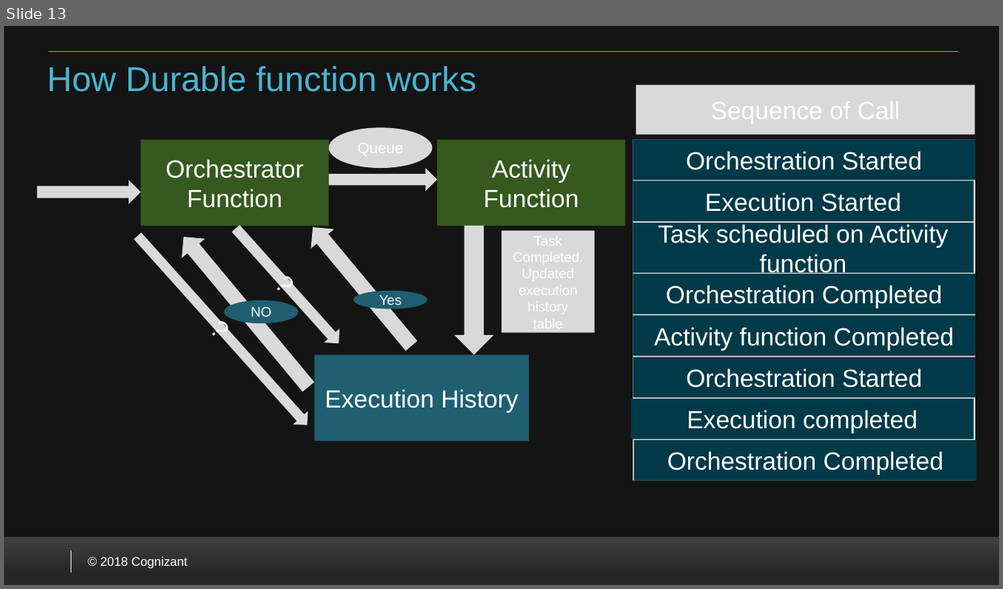
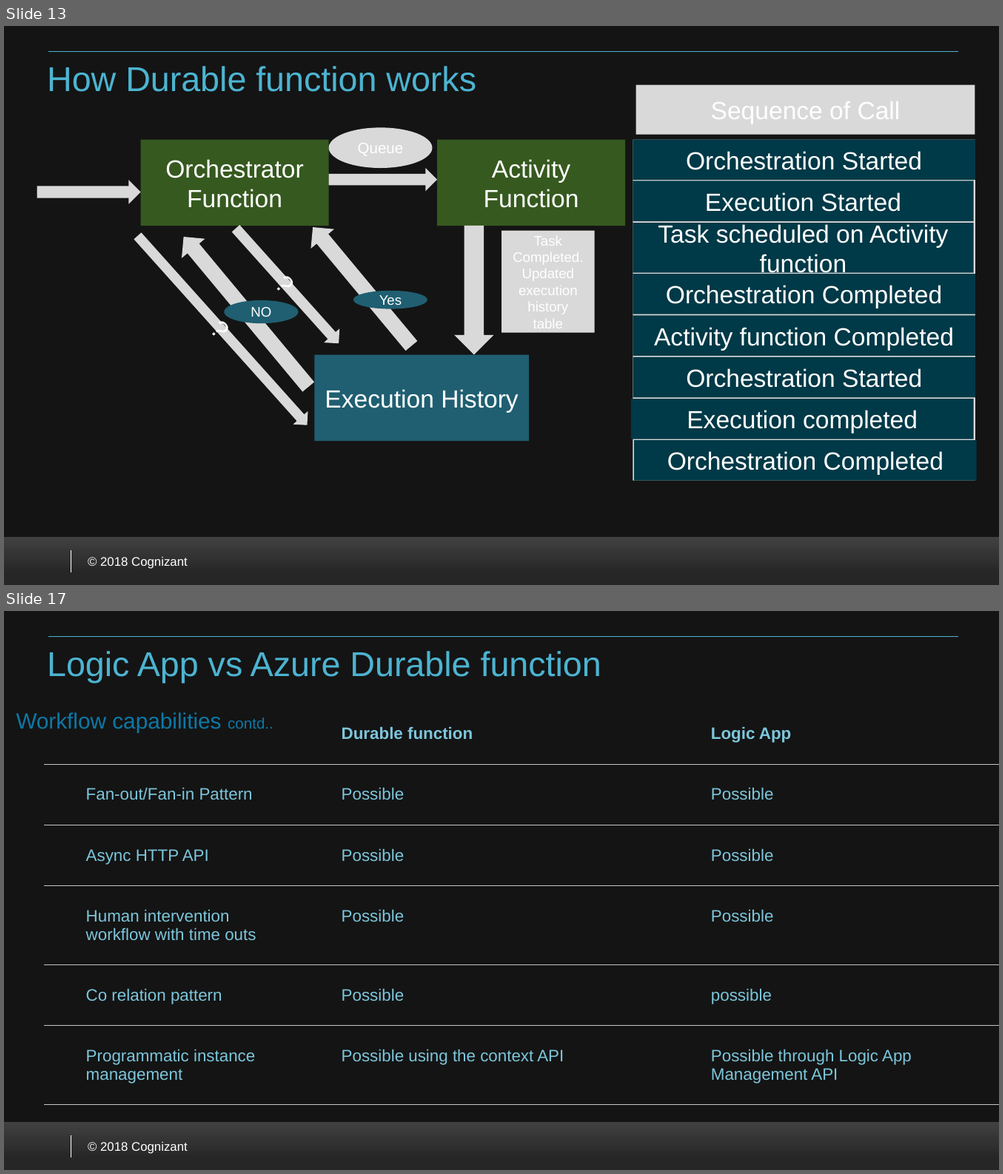
Before and after one commit to VenkateshSrini/MyDocuments, a slide deck: Azurefunction 2.0.pptx. Shown one above the other, each under a label of ours: slide 13 before the commit, slides 13 and 17 after it; the slides between them are not shown. The pictures are 1003x589 and 1003x1174 pixels, drawn with LibreOffice and Linux fonts; fonts in the diff are those of the drawing; background and template pictures are left out. Boxes give left, top, right and bottom in pixels: in the first picture for what was removed or moved away, otherwise in the second. Text is boxed around its words. In the diff, an @@ line names an element or a change of style, - is before the commit and + after.

```diff
--- a/Azurefunction 2.0.pptx
+++ b/Azurefunction 2.0.pptx
@@ slide 17 added at (4, 611, 999, 1170), background #FFFFFF; not listed: 5 template elements that a slide beside it also shows @@
@@ title added at (47, 651, 601, 684), 25 pt, text #4CB4D1 @@
+Logic App vs Azure Durable function
@@ text added at (16, 712, 273, 732), 16 pt, text #0D78A6 @@
+Workflow capabilities contd..
@@ table added at (44, 703, 999, 1116), 6 rows, 3 columns @@
+ | Durable function | Logic App
+Fan-out/Fan-in Pattern | Possible | Possible
+Async HTTP API | Possible | Possible
+Human intervention workflow with time outs | Possible | Possible
+Co relation pattern | Possible | possible
+Programmatic instance management | Possible using the context API | Possible through Logic App Management API
```
Also in this commit, not shown: 7 other slides added.
